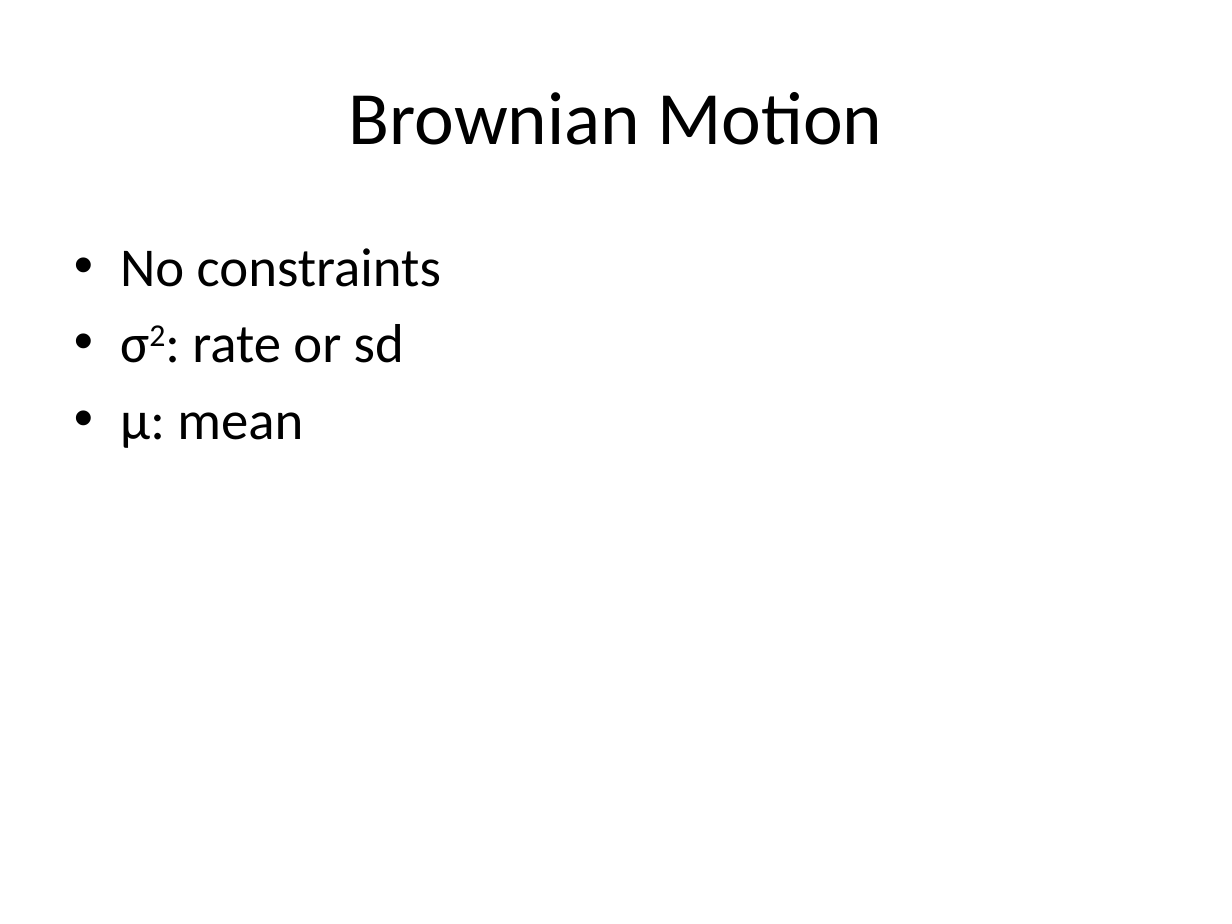
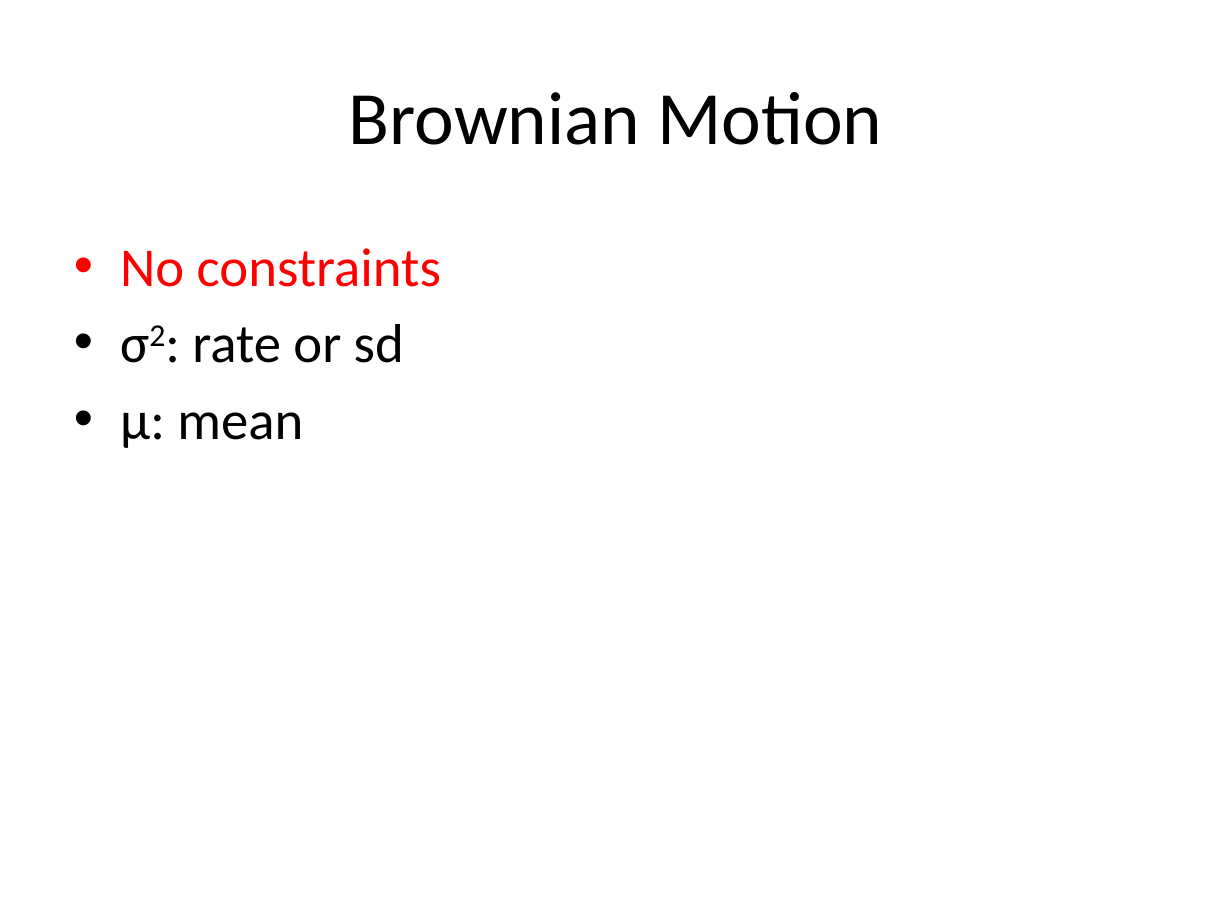
Before and after one commit to jonchang/brownian-bottlenecks, a slide deck: slide 3 of bottleneck_pres.pptx. Drawn at 1232x924 pixels with LibreOffice and Linux fonts; fonts in the diff are those of the drawing. Boxes give left, top, right and bottom in pixels: in the first picture for what was removed or moved away, otherwise in the second. Text is boxed around its words. In the diff, an @@ line names an element or a change of style, - is before the commit and + after.

```diff
--- a/bottleneck_pres.pptx
+++ b/bottleneck_pres.pptx
@@ text at box(120, 248, 441, 287): text colour #000000 to #FF0000 in "No constraints" @@
```
Also in this commit, not shown: 2 other slides changed, 12 slides added, 2 slides removed.
